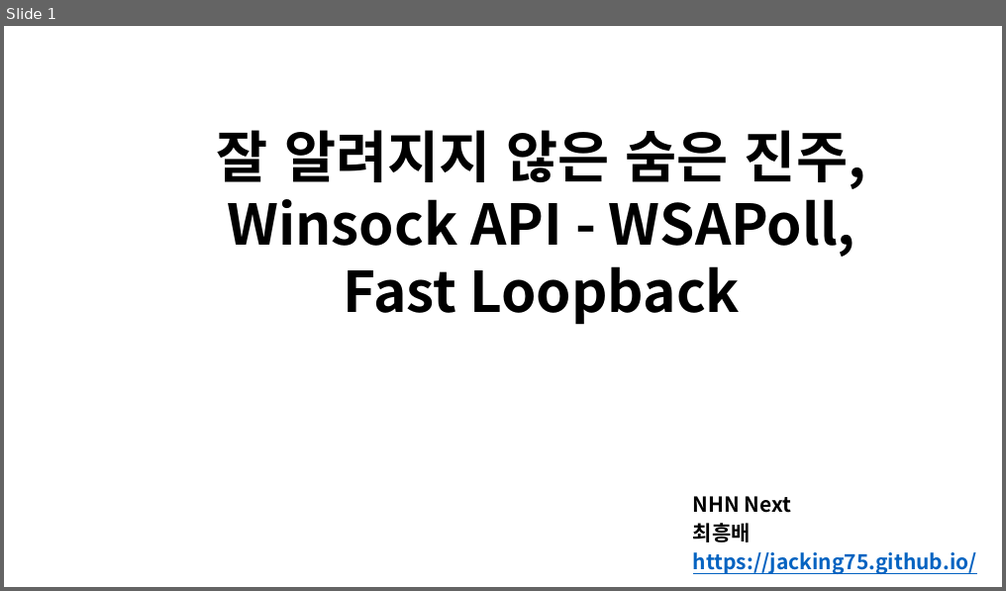
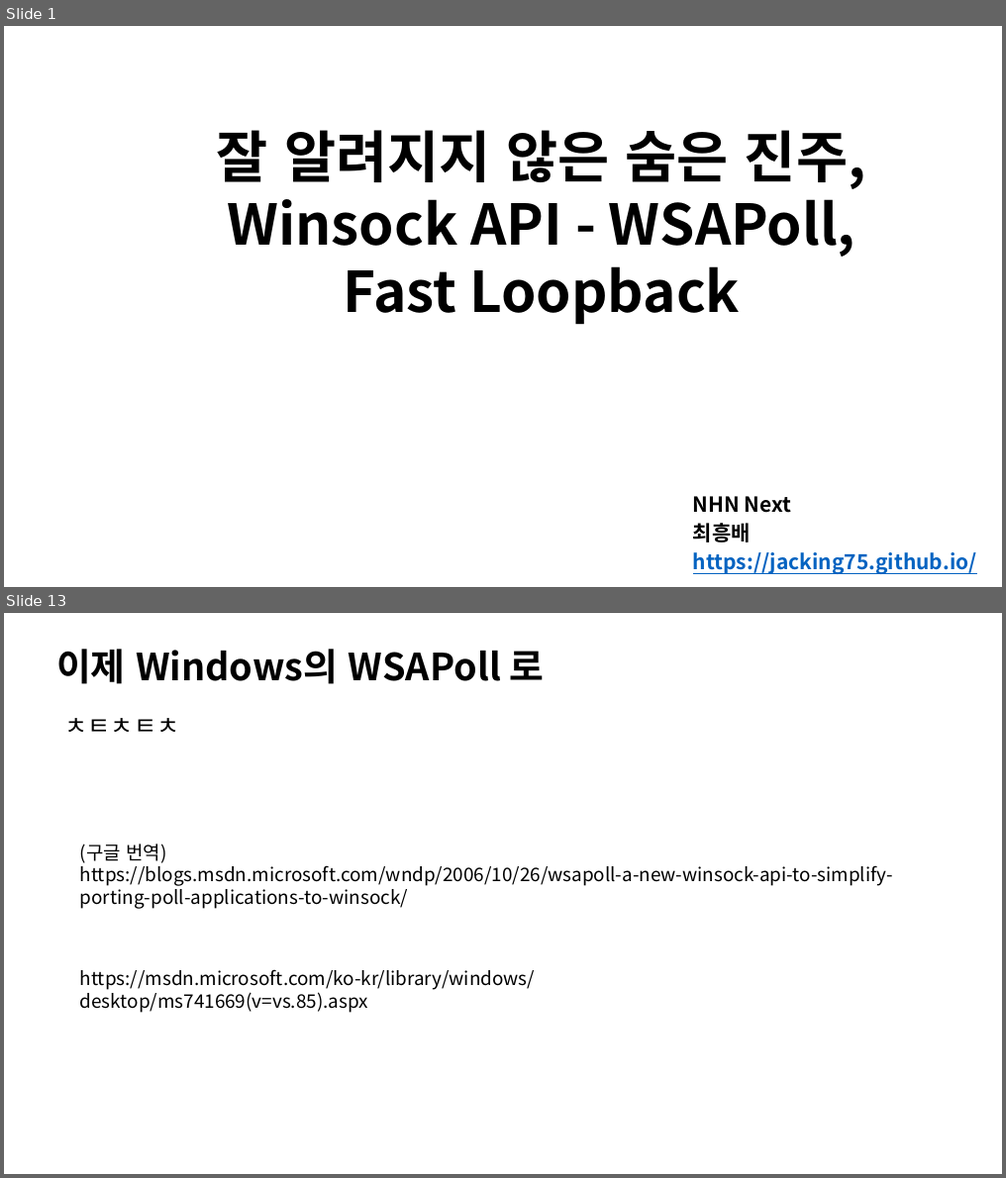
Before and after one commit to Dylan-Jang/conf_cpp_korea_201702, a slide deck: WSAPoll, Fast Loopback.pptx. Shown one above the other, each under a label of ours: slide 1 before the commit, slides 1 and 13 after it; the slides between them are not shown. The pictures are 1006x591 and 1006x1178 pixels, drawn with LibreOffice and Linux fonts; fonts in the diff are those of the drawing. Boxes give left, top, right and bottom in pixels: in the first picture for what was removed or moved away, otherwise in the second. Text is boxed around its words. In the diff, an @@ line names an element or a change of style, - is before the commit and + after.

```diff
--- a/WSAPoll, Fast Loopback.pptx
+++ b/WSAPoll, Fast Loopback.pptx
@@ slide 13 added at [4, 613, 1002, 1174], background #FFFFFF @@
@@ text added at [56, 649, 544, 684], 36 pt, text #000000, bold @@
+이제 Windows의 WSAPoll 로
@@ text added at [65, 718, 180, 732], 24 pt, text #000000 @@
+ㅊㅌㅊㅌㅊ
@@ text added at [80, 844, 893, 909], 18 pt, text #000000 @@
+(구글 번역)
+https://blogs.msdn.microsoft.com/wndp/2006/10/26/wsapoll-a-new-winsock-api-to-simplify-porting-poll-applications-to-winsock/
@@ text added at [80, 969, 535, 1013], 18 pt, text #000000 @@
+https://msdn.microsoft.com/ko-kr/library/windows/desktop/ms741669(v=vs.85).aspx
```
Also in this commit, not shown: 3 slides changed, 18 other slides added, 1 slide removed, 22 other files.
